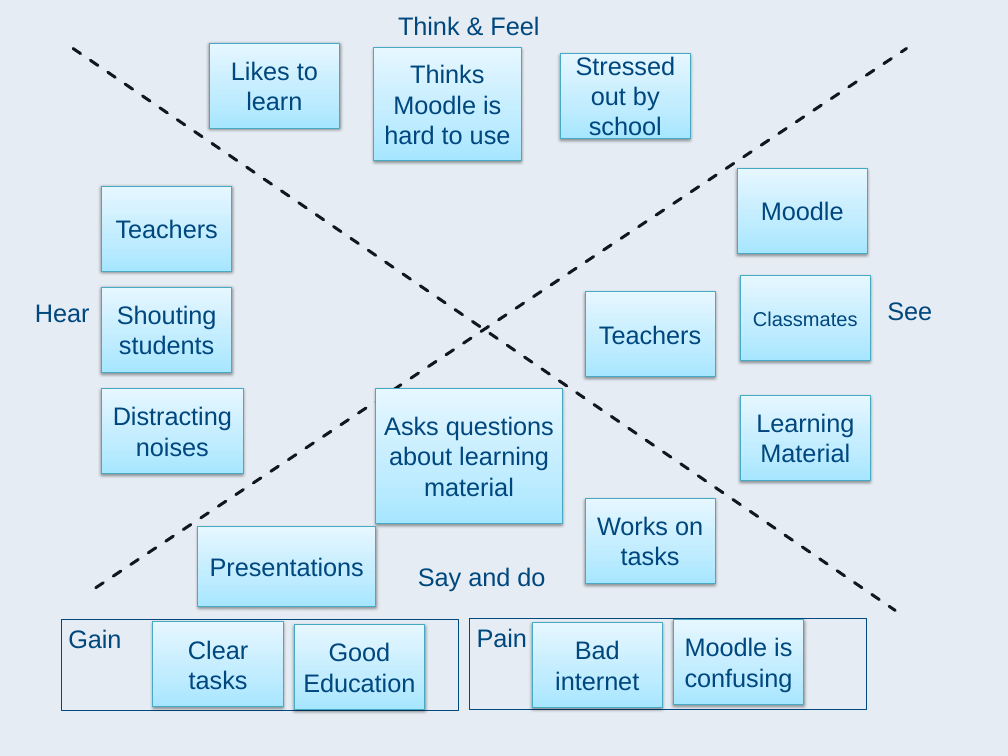
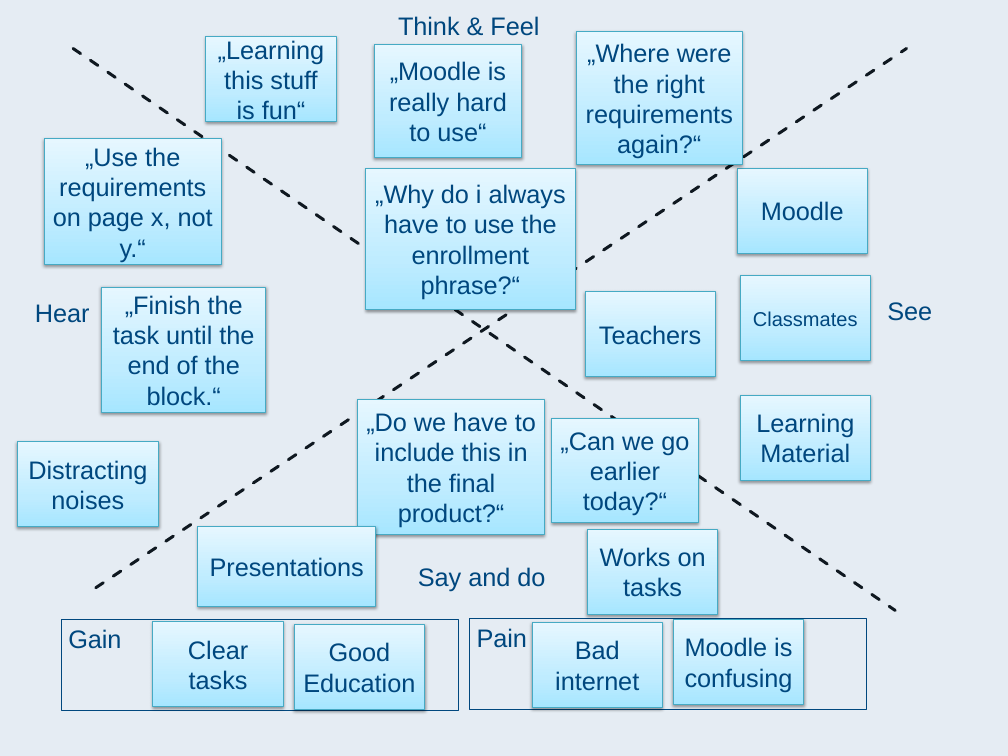
Before and after one commit to j-j-martin/Hackathon2023, a slide deck: slide 1 of Empathy Map.pptx. Drawn at 1008x756 pixels with LibreOffice and Linux fonts; fonts in the diff are those of the drawing; background and template pictures are left out. Boxes give left, top, right and bottom in pixels: in the first picture for what was removed or moved away, otherwise in the second. Text is boxed around its words. In the diff, an @@ line names an element or a change of style, - is before the commit and + after.

```diff
--- a/Empathy Map.pptx
+++ b/Empathy Map.pptx
@@ rectangle "„Learning this stuff is fun“": place and size @@
-rectangle "„Learning this stuff is fun“" at box(210, 43, 340, 128)
+rectangle "„Learning this stuff is fun“" at box(206, 37, 336, 122)
@@ text in rectangle at box(218, 40, 325, 125): text changed @@
-Likes to learn
+„Learning this stuff is fun“
@@ rectangle "„Where were the right requirements ...": place and size @@
-rectangle "„Where were the right requirements ..." at box(560, 53, 690, 138)
+rectangle "„Where were the right requirements ..." at box(577, 32, 742, 165)
@@ text in rectangle at box(586, 43, 733, 158): text changed @@
-Stressed out by school
+„Where were the right requirements again?“
@@ text in rectangle at box(389, 61, 507, 142): text changed @@
-Thinks Moodle is hard to use
+„Moodle is really hard to use“
@@ rectangle "„Use the requirements on page ...": place and size @@
-rectangle "„Use the requirements on page ..." at box(102, 186, 232, 271)
+rectangle "„Use the requirements on page ..." at box(44, 139, 220, 264)
@@ text in rectangle at box(53, 147, 213, 262): text changed @@
-Teachers
+„Use the requirements on page x, not y.“
@@ rectangle added at box(366, 168, 575, 310), fill gradient #A7E6FF to #C1EDFF to #E7F8FF, outline #46AAC5 0.75 pt, 25.3 pt, text #00477E @@
+„Why do i always have to use the enrollment phrase?“
@@ rectangle "„Finish the task until the ...": place and size @@
-rectangle "„Finish the task until the ..." at box(102, 287, 232, 372)
+rectangle "„Finish the task until the ..." at box(102, 287, 266, 413)
@@ text in rectangle at box(113, 295, 254, 406): text changed @@
-Shouting students
+„Finish the task until the end of the block.“
@@ rectangle "„Do we have to include ...": place and size @@
-rectangle "„Do we have to include ..." at box(376, 388, 562, 523)
+rectangle "„Do we have to include ..." at box(358, 399, 544, 534)
@@ text in rectangle at box(366, 412, 536, 528): text changed @@
-Asks questions about learning material
+„Do we have to include this in the final product?“
@@ rectangle added at box(552, 418, 698, 523), fill gradient #A7E6FF to #C1EDFF to #E7F8FF, outline #46AAC5 0.75 pt, 25.3 pt, text #00477E @@
+„Can we go earlier today?“
@@ rectangle "Distracting noises": place and size @@
-rectangle "Distracting noises" at box(102, 388, 243, 473)
+rectangle "Distracting noises" at box(17, 442, 159, 527)
@@ rectangle "Works on tasks": place and size @@
-rectangle "Works on tasks" at box(585, 498, 715, 583)
+rectangle "Works on tasks" at box(588, 529, 718, 614)
```
Also in this commit, not shown: 2 other files.
